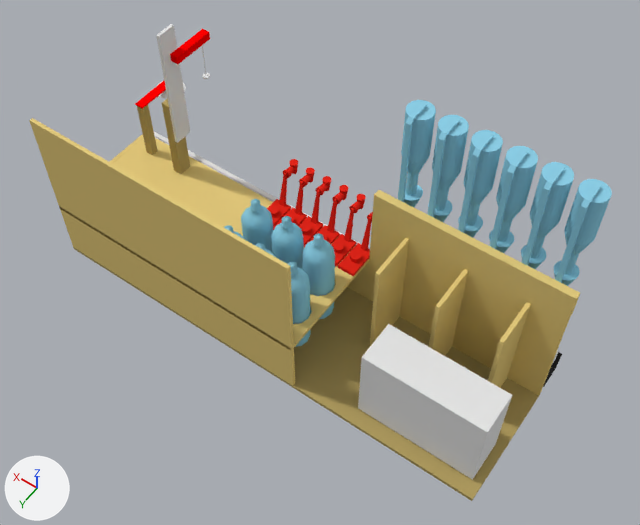
Two versions of the Blender file cad/barbot.blend, one commit apart.
One viewpoint serves both versions: a 50 mm camera at (-0.23, 1.426, 2.209) aimed at (0.66, 0.18, 0.252). The axes (+X, +Y, +Z) are drawn at lower left. The lights are the same throughout.

In view in the first picture: 'CO2Tap', 'Cube', 'Cylinder.003', 'Cylinder.005', 'Enclosure', 'OpricServoMountBoards', 'OpticBaseBoard', 'OpticFrontBoard', 'RightBoxBackBoard', 'RightBoxBaseBoard', 'RightBoxTopBoard', 'StirrerMetal'.
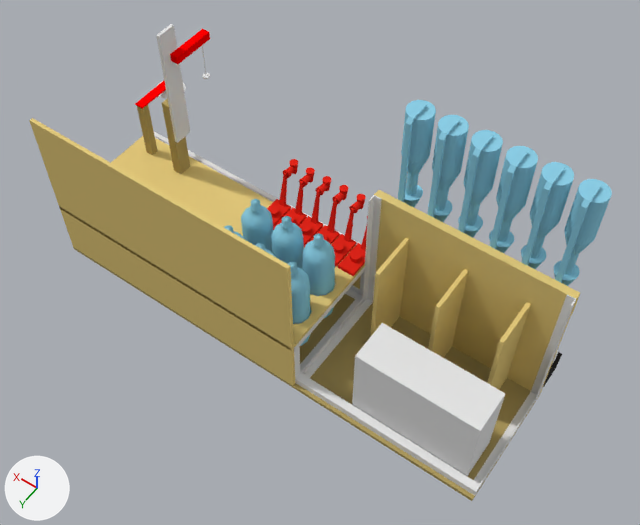
Commit message: first draft of frame done

Where the newer file only moved an object's origin or applied its transform, the numbers keep the older frame.

Boxes [x1, y1, x2, y2] around the edits, measured in the pictures (640 x 525 px):
'Enclosure', moved
    before: [358, 324, 512, 480]
    after: [352, 323, 505, 476]
'BoxSection', added
    after: [295, 373, 480, 496]
'LSection25x3.001', added
    after: [300, 295, 536, 487]
'LSection25x3.002', added
    after: [362, 195, 382, 302]
'LSection25x3', added
    after: [531, 295, 576, 401]
'LSection25x3.005', added
    after: [300, 295, 362, 372]
'LSection25x3.003', added
    after: [299, 266, 365, 346]
'LSection25x3.009', added
    after: [294, 343, 300, 378]
'LSection25x3.004', added
    after: [334, 283, 362, 301]
'LSection25x3.008', added
    after: [360, 272, 364, 298]

The change in detail:
Mesh me_cube_030 is new.
It has 32 vertices, 28 faces and spans x -0.013..0.875, y -0.002..0.024, z -0.05..0.05.
Mesh me_cube_026 is new.
It has 16 vertices, 14 faces and spans x -1.0..1.0, y -1.0..15.7, z -1.0..1.0.
Mesh me_cube_017 is new.
It has 16 vertices, 14 faces and spans x 0.0..0.5, y -33.3..-29.0, z -1.0..37.4.
Mesh me_cube_016 is new.
It has 48 vertices, 48 faces and spans x -1.0..1.0, y -1.0..1.0, z -1.0..15.7.
Mesh me_cube_019 is new.
It has 16 vertices, 14 faces and spans x -0.023..0.002, y -0.194..-0.169, z -0.012..0.468.
Mesh me_cube_021 is new.
It has 32 vertices, 28 faces and spans x -0.598..0.002, y -0.194..0.194, z -0.012..0.012.
Mesh me_cube_027 is new.
It has 32 vertices, 28 faces and spans x -0.887..0.002, y -0.176..0.176, z -0.012..0.012.
Mesh me_cube_033 is new.
It has 32 vertices, 28 faces and spans x -0.013..0.875, y -0.024..0.002, z -0.095..0.095.
Mesh me_cube_034 is new.
It has 32 vertices, 28 faces and spans x -0.887..0.002, y -0.176..0.176, z -0.012..0.012.
Object 'Enclosure' (ob_enclosure) moves from (0.215, 0.288, 0.083) to (0.231, 0.295, 0.083).
Object 'LSection25x3.008' (ob_lsection25x3_008) is new; it shows me_cube_030.
Its location is (0.613, 0.013, 0.035).
Its scale is (1.0, 1.0, 1.9).
Object 'LSection25x3.004' (ob_lsection25x3_004) is new; it shows me_cube_026.
Its location is (1.044, 0.013, -0.048).
Its scale is (0.444, 0.0015, 0.0125).
Object 'LSection25x3' (ob_lsection25x3) is new; it shows me_cube_017.
Its location is (0.002, 0.206, -0.048).
Its scale is (0.05, 0.00582, 0.0125).
Object 'BoxSection' (ob_boxsection) is new; it shows me_cube_016.
Its location is (0.3, 0.376, -0.059).
Its scale is (0.3, 0.0125, 0.0015).
Object 'LSection25x3.002' (ob_lsection25x3_002) is new; it shows me_cube_019.
Its location is (0.599, 0.206, -0.048).
Object 'LSection25x3.001' (ob_lsection25x3_001) is new; it shows me_cube_021.
Its location is (0.599, 0.188, -0.048).
Its scale is (1.0, 0.905, 1.0).
Object 'LSection25x3.005' (ob_lsection25x3_005) is new; it shows me_cube_027.
Its location is (1.486, 0.188, -0.048).
Object 'LSection25x3.009' (ob_lsection25x3_009) is new; it shows me_cube_033.
Its location is (0.613, 0.387, 0.035).
Object 'LSection25x3.003' (ob_lsection25x3_003) is new; it shows me_cube_034.
Its location is (1.486, 0.188, 0.117).
